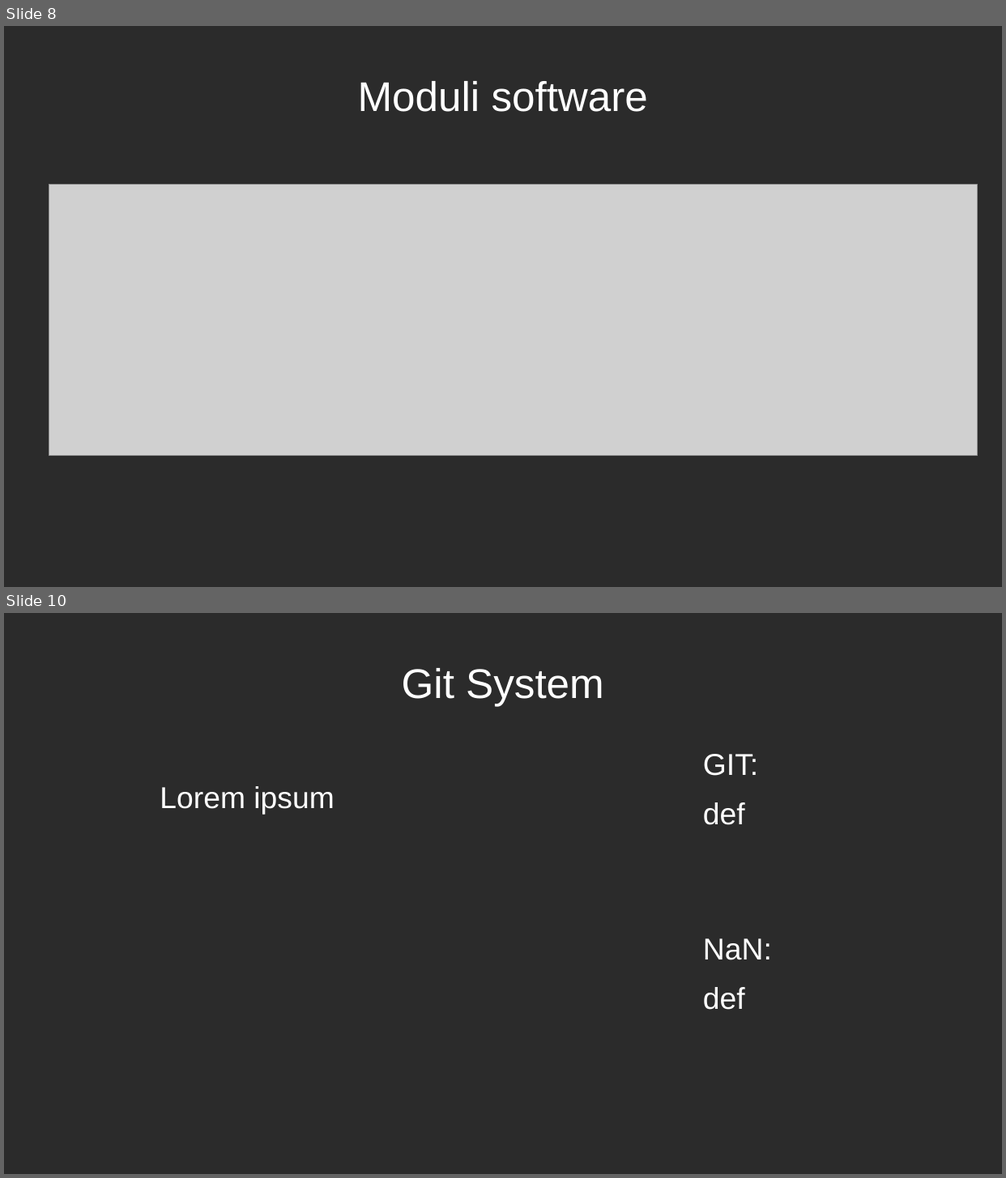
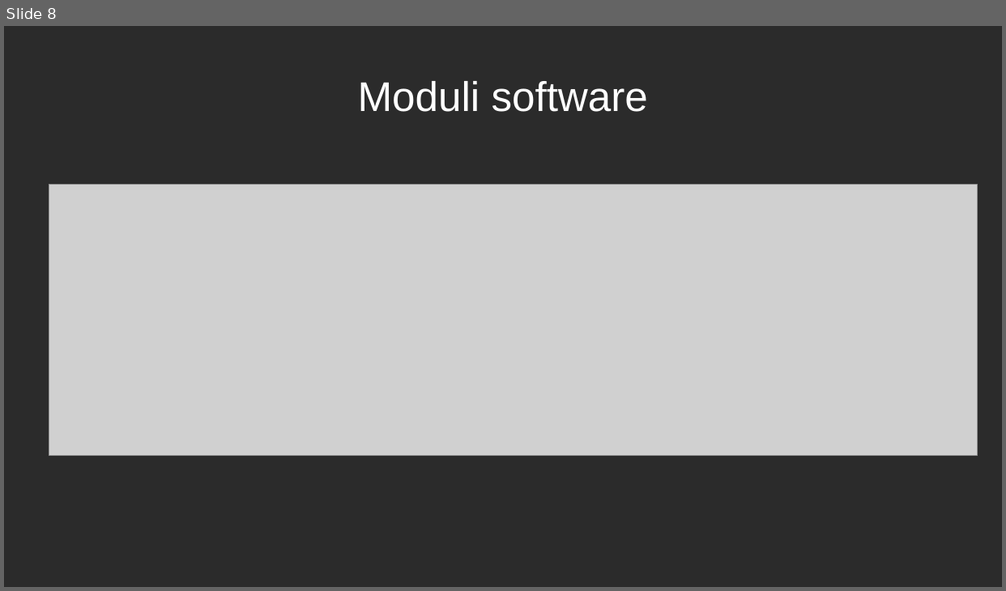
Before and after one commit to WAPEETY/media-way, a slide deck: proof_of_concept/esame_di_stato.odp. Shown one above the other, each under a label of ours: slides 8 and 10 before the commit, slide 8 after it; the slides between them are not shown. The pictures are 1006x1178 and 1006x591 pixels, drawn with LibreOffice and Linux fonts; fonts in the diff are those of the drawing; grey boxes stand for pictures; background and template pictures are left out; a plain dark background stands for a picture behind light text. Boxes give left, top, right and bottom in pixels: in the first picture for what was removed or moved away, otherwise in the second. Text is boxed around its words. In the diff, an @@ line names an element or a change of style, - is before the commit and + after.

```diff
--- a/proof_of_concept/esame_di_stato.odp
+++ b/proof_of_concept/esame_di_stato.odp
@@ slide 10 removed at <box>4,613,1002,1174</box>, background picture (left out) @@
@@ title removed at <box>402,668,604,707</box> @@
-Git System
@@ text removed at <box>703,754,758,825</box> @@
-GIT:
-def
@@ text removed at <box>160,786,334,815</box> @@
-Lorem ipsum
@@ text removed at <box>703,939,772,1010</box> @@
-NaN:
-def
```
Also in this commit, not shown: 4 slides changed, 4 slides added, 1 other file.
